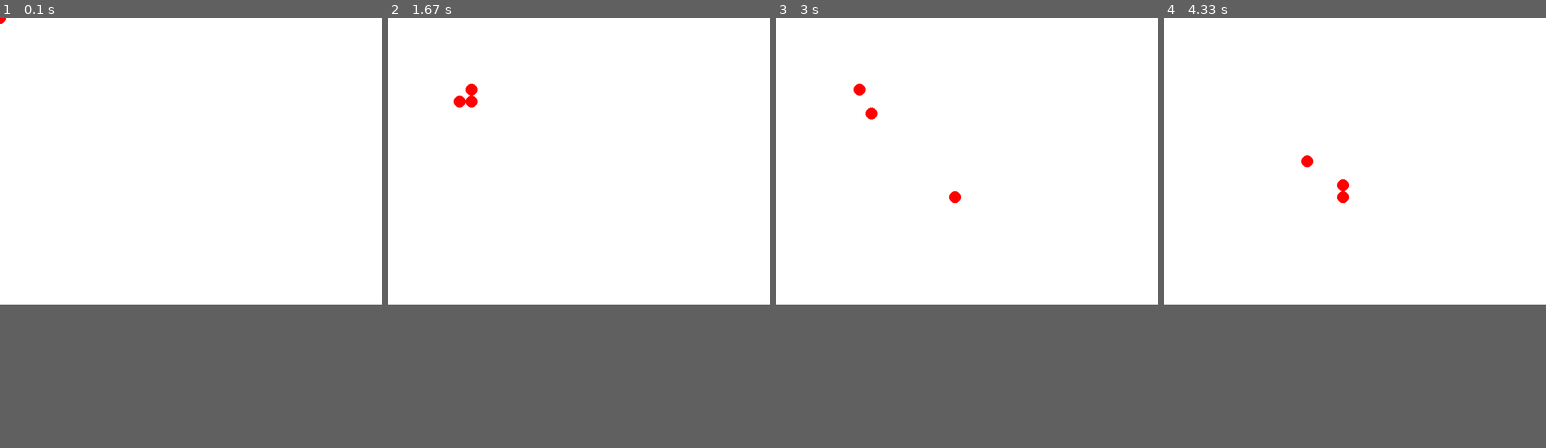
Above: before the commit, frames 1-4 (left to right).
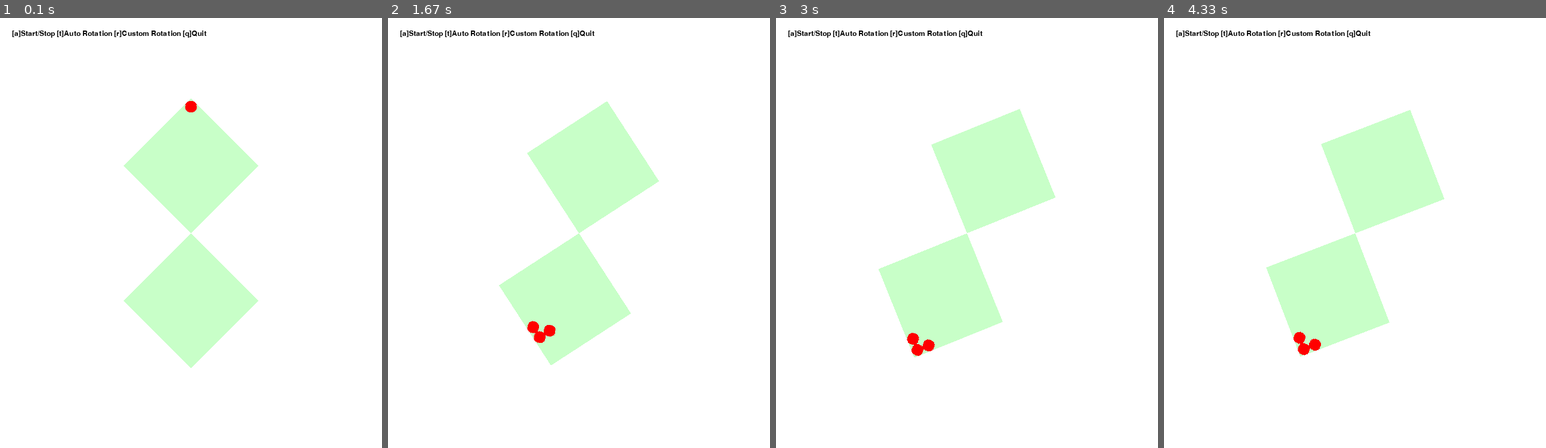
Above: after the commit, the same moments.

Repository: KadoProG/hourglass-python
Game: pygame game, started from run3.py
Two runs of this game, one before a commit and one after it. Both use one fixed random seed, a clock stepped at 60 frames per second and the inputs below.
Inputs:
- Up to frame 1 (0.1 s): no input
- Up to frame 2 (1.67 s): tap T at 0.33 s; hold R 0.67-1.13 s; hold R 1.17-1.63 s
- Up to frame 3 (3 s): tap A at 1.67 s
- Up to frame 4 (4.33 s): hold T 3.13-3.6 s
In our replay, the window is 640x480 before the commit and 640x720 after it. These sizes can differ from the game's own. Grey fills any space a smaller window leaves; there, only what the larger window draws over its background counts as a difference.

The runs differ from the first frame. In frame 1, 11% of the frame differs, in the area x 0-68%, y 0-82%; in frame 2, 12%, in the area x 3-71%, y 2-81%; in frame 3, 12%; in frame 4, 12%.

Commit message:
update pygameの最適化

Diff:
--- /dev/null
+++ b/app/draws/draw_pygame.py
@@ -0,0 +1,101 @@
+from app.config import GRID_SIZE
+import pygame
+
+
+# 色の定義
+WHITE = (255, 255, 255)
+RED = (255, 0, 0)
+GREEN = (200, 255, 200)
+
+
+class DrawPygame:
+    def __init__(self):
+        pygame.init()
+        info = pygame.display.Info()  # ディスプレイ情報を取得
+        self.x, self.y = info.current_w / 2, info.current_h
+        self.screen = pygame.display.set_mode((self.x, self.y), pygame.RESIZABLE)
+        self.clock = pygame.time.Clock()
+
+        screen_radius = min(self.x, self.y) // 2
+        self.radius = screen_radius / GRID_SIZE // 2
+        # 仮想キャンバスの作成
+        canvas_size = (self.radius * GRID_SIZE * 2, self.radius * GRID_SIZE * 2)
+        self.chamba_size = GRID_SIZE * self.radius
+        self.canvas = pygame.Surface(canvas_size, pygame.SRCALPHA)
+
+    def draw(self, upper_dots, lower_dots, angle: int, is_alerm: bool):
+        # オブジェクトを描画
+        pygame.draw.rect(self.canvas, GREEN, (0, 0, self.chamba_size, self.chamba_size))
+
+        for dot in upper_dots:
+            x = dot.x * self.radius + self.radius / 2
+            y = dot.y * self.radius + self.radius / 2
+            pygame.draw.circle(self.canvas, RED, (x, y), self.radius / 2)
+
+        pygame.draw.rect(
+            self.canvas,
+            GREEN,
+            (  # 二個目の砂時計ボックスの位置
+                self.chamba_size,
+                self.chamba_size,
+                self.chamba_size,
+                self.chamba_size,
+            ),
+        )
+
+        for dot in lower_dots:
+            pygame.draw.circle(
+                self.canvas,
+                RED,
+                (
+                    dot.x * self.radius + self.chamba_size + self.radius / 2,
+                    dot.y * self.radius + self.chamba_size + self.radius / 2,
+                ),
+                self.radius / 2,
+            )
+
+        # キャンバスの回転
+        rotated_canvas = pygame.transform.rotate(self.canvas, -angle)
+        rect = rotated_canvas.get_rect(
+            center=(self.x / 2, self.y / 2)
+        )  # メイン画面中央に配置
+        # 画面を塗りつぶし
+        self.screen.fill(WHITE)
+        # メイン画面の更新
+        self.screen.blit(rotated_canvas, rect)  # 回転したキャンバスをメイン画面に描画
+
+        # フォントの設定
+        font = pygame.font.Font(None, 18)  # デフォルトフォント（サイズ36）
+        # テキストの設定
+        text = "[a]Start/Stop [t]Auto Rotation [r]Custom Rotation [q]Quit"
+        text_color = (0, 0, 0)  # 黒色
+        text_image = font.render(text, True, text_color)
+        self.screen.blit(text_image, (20, 20))
+
+        if is_alerm:
+            # フォントの設定
+            font = pygame.font.Font(None, 36)  # デフォルトフォント（サイズ36）
+            # テキストの設定
+            text = "Hello, Pygame!"
+            text_color = (0, 0, 0)  # 黒色
+            text_image = font.render(text, True, text_color)
+            self.screen.blit(text_image, (50, 50))
+
+        pygame.display.flip()  # 画面の更新
+        self.clock.tick(60)
+
+    def video_resize(self, event):
+        self.x, self.y = event.w, event.h
+        self.screen = pygame.display.set_mode((self.x, self.y), pygame.RESIZABLE)
+        screen_radius = min(self.x, self.y) // 2
+        self.radius = screen_radius / GRID_SIZE // 2
+        # 仮想キャンバスの作成
+        canvas_size = (self.radius * GRID_SIZE * 2, self.radius * GRID_SIZE * 2)
+        self.chamba_size = GRID_SIZE * self.radius
+        self.canvas = pygame.Surface(canvas_size, pygame.SRCALPHA)
+
+    def event(self):
+        return pygame.event
+
+    def clock(self):
+        return self.clock
--- a/app/hourglass/hourglass.py
+++ b/app/hourglass/hourglass.py
@@ -43,7 +43,7 @@
         ):
             self.pass_canvas()
 
-        return self.upper_chamber.dots, self.lower_chamber.dots
+        return self.upper_chamber.dots, self.lower_chamber.dots, self._is_finish_falling
 
     def pass_canvas(self):
         """キャンバスを通過してボールを落とす"""
@@ -76,3 +76,13 @@
         ):
             self._is_finish_falling = True
             # 既に全部通過済みの場合、１回だけ実行
+
+    def set_angle(self, angle: int = None) -> None:
+        """角度を設定する"""
+        if angle is None:
+            self._angle += 90
+        else:
+            self._angle = angle
+
+        if self._angle > 180:
+            self._angle -= 360
--- a/run3.py
+++ b/run3.py
@@ -1,60 +1,64 @@
-from app.config import FRAMERATE, GRID_SIZE
+from app.config import FRAMERATE, GRID_SIZE, INIT_ANGLE
 from app.hourglass.hourglass import HourGlass
+from app.draws.draw_pygame import DrawPygame
 import pygame
 import sys
-
-# 初期化
-pygame.init()
-
-# 画面のサイズを設定
-screen = pygame.display.set_mode((640, 480))
-clock = pygame.time.Clock()
-
-radius = 20
-
-
-# 色の定義
-WHITE = (255, 255, 255)
-RED = (255, 0, 0)
 
 
 def main():
     hourglass = HourGlass()
 
+    # 回転角度
+    angle = INIT_ANGLE
+    pre_is_finish_falling = True
+    is_alerm = False
+    is_auto_rotation = False
+
+    drawPygame = DrawPygame()
+
     while True:
         # イベント処理
-        for event in pygame.event.get():
+        for event in drawPygame.event().get():
             if event.type == pygame.QUIT:
                 pygame.quit()
                 sys.exit()
             elif event.type == pygame.KEYDOWN:
-                if event.key == pygame.K_p:  # "P"キーで中断・再開を切り替え
-                    pass
-                    # is_paused = not is_paused
-        upperDots, lowerDots = hourglass.next_frame()
-        # 画面を塗りつぶし
-        screen.fill(WHITE)
+                if event.key == pygame.K_q:
+                    pygame.quit()
+                    sys.exit()
+                if event.key == pygame.K_a:
+                    is_alerm = False
+                elif event.key == pygame.K_t:
+                    is_auto_rotation = not is_auto_rotation
+                elif event.key == pygame.K_r:
+                    angle += 90
+            elif event.type == pygame.VIDEORESIZE:
+                drawPygame.video_resize(event)
 
-        # オブジェクトを描画
-        for dot in upperDots:
-            pygame.draw.circle(
-                screen, RED, (dot.x * radius, dot.y * radius), radius / 2
-            )
-        for dot in lowerDots:
-            pygame.draw.circle(
-                screen,
-                RED,
-                (
-                    dot.x * radius + GRID_SIZE * radius,
-                    dot.y * radius + GRID_SIZE * radius,
-                ),
-                radius / 2,
-            )
+        # 角度を増加させる
+        if is_auto_rotation:
+            angle += 1  # 毎フレーム1度回転
 
-        # 画面の更新
-        pygame.display.flip()
+        if angle < -360:
+            angle = 0
 
-        clock.tick(1 / FRAMERATE)
+        # 砂時計の角度を更新
+        hourglass.set_angle(angle)
+
+        # 次のアニメーションを描写
+        upperDots, lowerDots, is_finish_falling = hourglass.next_frame()
+
+        # 砂時計が落ちきったらアラームを鳴らす
+        if not pre_is_finish_falling and is_finish_falling:
+            is_alerm = True
+            pre_is_finish_falling = True
+        elif not is_finish_falling:
+            is_alerm = False
+            pre_is_finish_falling = False
+
+        # 描写
+        drawPygame.draw(upperDots, lowerDots, angle, is_alerm)
+        drawPygame.clock.tick(1 / FRAMERATE)
 
 
 if __name__ == "__main__":
